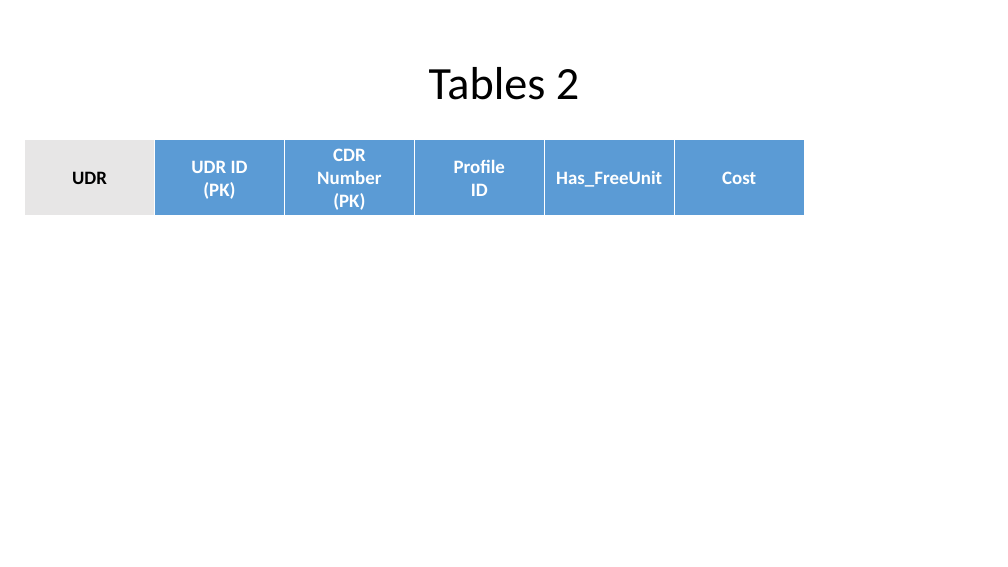
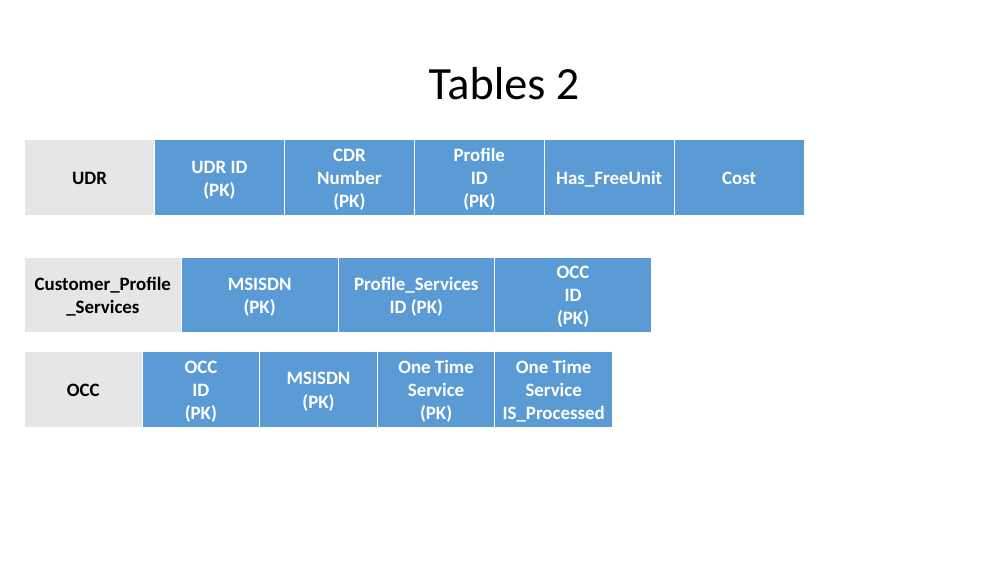
Before and after one commit to qazs13/Billing-Project, a slide deck: slide 6 of Database Documentation/Database Documentation.pptx. Drawn at 1008x567 pixels with LibreOffice and Linux fonts; fonts in the diff are those of the drawing. Boxes give left, top, right and bottom in pixels: in the first picture for what was removed or moved away, otherwise in the second. Text is boxed around its words. In the diff, an @@ line names an element or a change of style, - is before the commit and + after.

```diff
--- a/Database Documentation/Database Documentation.pptx
+++ b/Database Documentation/Database Documentation.pptx
@@ table at (x1=24, y1=140, x2=805, y2=216) @@
-row 1, column 4: Profile / ID
+row 1, column 4: Profile / ID / (PK)
@@ table added at (x1=24, y1=257, x2=650, y2=333), 1 rows, 4 columns @@
+Customer_Profile_Services | MSISDN / (PK) | Profile_Services / ID (PK) | OCC / ID / (PK)
@@ table added at (x1=24, y1=352, x2=614, y2=427), 1 rows, 5 columns @@
+OCC | OCC / ID / (PK) | MSISDN / (PK) | One Time Service / (PK) | One Time Service / IS_Processed
```
Also in this commit, not shown: 1 other slide changed, 1 other file.
